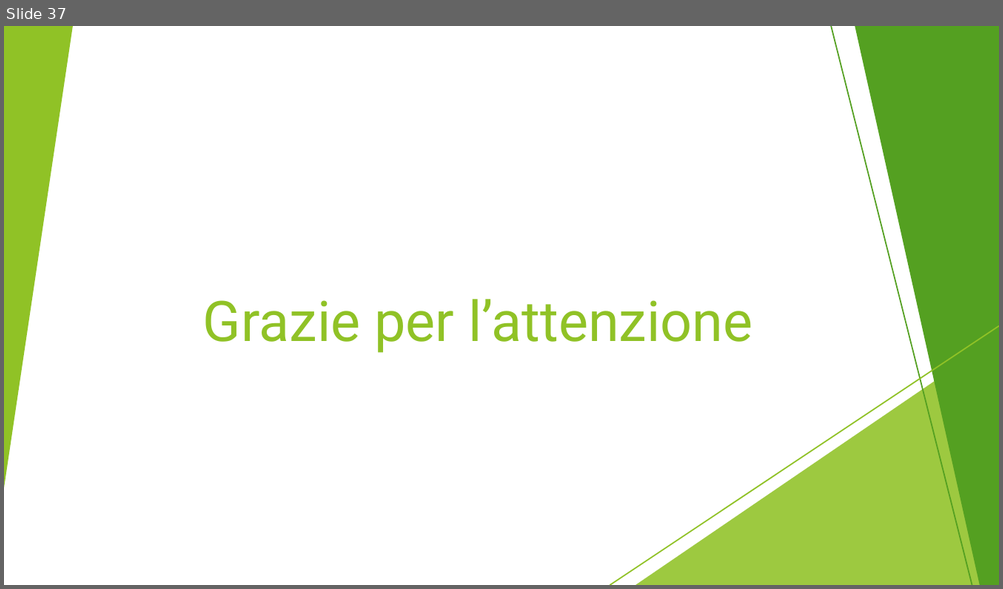
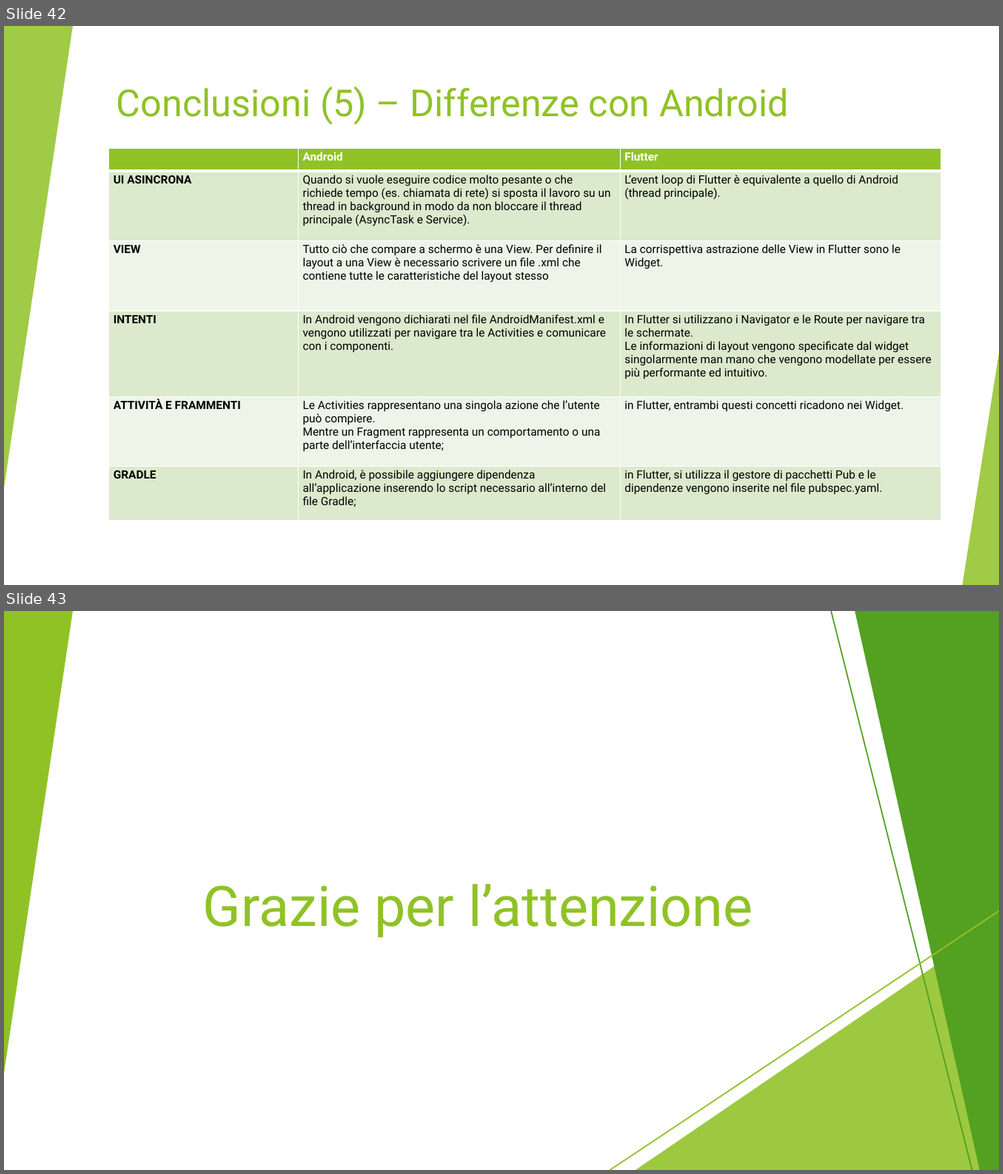
Before and after one commit to luca94-dev/ETutoring-Flutter, a slide deck: report/Bortolotti_DeCenzo_Marignati_Slides.pptx. Shown one above the other, each under a label of ours: slide 37 before the commit, slides 42 and 43 after it. The pictures are 1003x589 and 1003x1174 pixels, drawn with LibreOffice and Linux fonts; fonts in the diff are those of the drawing. Boxes give left, top, right and bottom in pixels: in the first picture for what was removed or moved away, otherwise in the second. Text is boxed around its words. In the diff, an @@ line names an element or a change of style, - is before the commit and + after.

```diff
--- a/report/Bortolotti_DeCenzo_Marignati_Slides.pptx
+++ b/report/Bortolotti_DeCenzo_Marignati_Slides.pptx
@@ slide 42 added at (x1=4, y1=26, x2=999, y2=585), background #FFFFFF; not listed: 8 template elements that a slide beside it also shows @@
@@ rectangle added at (x1=4, y1=26, x2=999, y2=585), fill #FFFFFF @@
@@ triangle added at (x1=4, y1=26, x2=73, y2=488), fill #90C226 at 85% opacity @@
@@ line added from (768, 26) to (868, 585), #BFBFBF 0.75 pt @@
@@ title added at (x1=116, y1=87, x2=788, y2=125), 36 pt, text #90C226 @@
+Conclusioni (5) – Differenze con Android
@@ table added at (x1=109, y1=148, x2=941, y2=520), 6 rows, 3 columns @@
+ | Android | Flutter
+UI ASINCRONA | Quando si vuole eseguire codice molto pesante o che richiede tempo (es. chiamata di rete) si sposta il lavoro su un thread in background in modo da non bloccare il thread principale (AsyncTask e Service). | L’event loop di Flutter è equivalente a quello di Android (thread principale).
+VIEW | Tutto ciò che compare a schermo è una View. Per definire il layout a una View è necessario scrivere un file .xml che contiene tutte le caratteristiche del layout stesso | La corrispettiva astrazione delle View in Flutter sono le Widget.
+INTENTI | In Android vengono dichiarati nel file AndroidManifest.xml e vengono utilizzati per navigare tra le Activities e comunicare con i componenti. | In Flutter si utilizzano i Navigator e le Route per navigare tra le schermate. / Le informazioni di layout vengono specificate dal widget singolarmente man mano che vengono modellate per essere più performante ed intuitivo.
+ATTIVITÀ E FRAMMENTI | Le Activities rappresentano una singola azione che l’utente può compiere. / Mentre un Fragment rappresenta un comportamento o una parte dell’interfaccia utente; | in Flutter, entrambi questi concetti ricadono nei Widget.
+GRADLE | In Android, è possibile aggiungere dipendenza all’applicazione inserendo lo script necessario all’interno del file Gradle; | in Flutter, si utilizza il gestore di pacchetti Pub e le dipendenze vengono inserite nel file pubspec.yaml.
@@ line added from (999, 326) to (610, 585), #D9D9D9 0.75 pt @@
@@ triangle added at (x1=962, y1=354, x2=999, y2=585), fill #90C226 at 85% opacity @@
@@ what was slide 37 is now slide 43 @@
```
Also in this commit, not shown: 1 slide changed, 5 other slides added.
